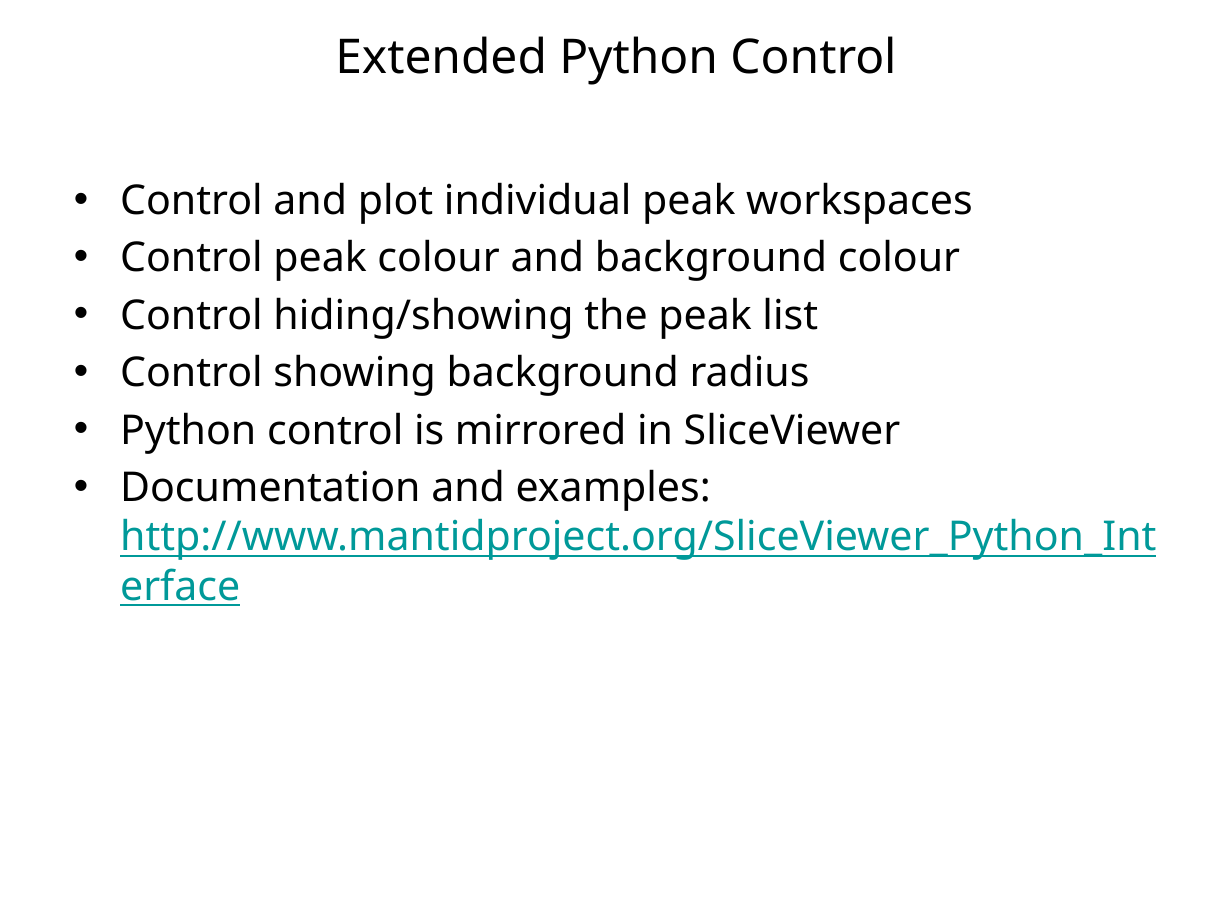
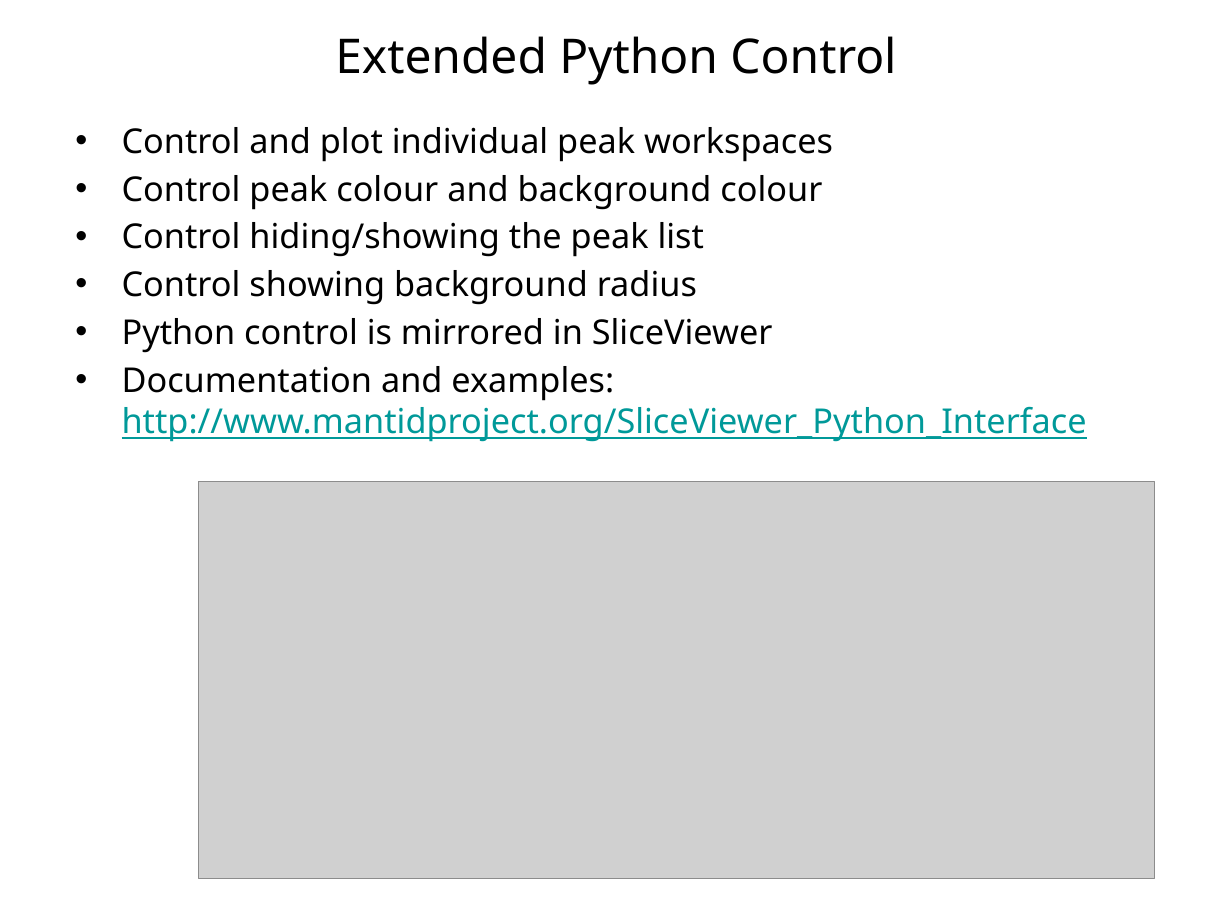
Before and after one commit to mantidproject/documents, a slide deck: slide 44 of Presentations/Release Presentations/3.1/Release 3.1 Presentation.pptx. Drawn at 1232x924 pixels with LibreOffice and Linux fonts; fonts in the diff are those of the drawing; grey boxes stand for pictures; background and template pictures are left out. Boxes give left, top, right and bottom in pixels: in the first picture for what was removed or moved away, otherwise in the second. Text is boxed around its words. In the diff, an @@ line names an element or a change of style, - is before the commit and + after.

Commit message:
Add SC image and minor mod to text.

```diff
--- a/Presentations/Release Presentations/3.1/Release 3.1 Presentation.pptx
+++ b/Presentations/Release Presentations/3.1/Release 3.1 Presentation.pptx
@@ text "Control and plot individual peak ...": place and size @@
-text "Control and plot individual peak ..." at box(120, 182, 1156, 560)
+text "Control and plot individual peak ..." at box(122, 127, 1087, 442)
@@ text "Control and plot individual peak ..." at box(122, 127, 1087, 442): size 24 to 20 pt @@
@@ picture added at box(198, 482, 1154, 880) @@
```
Also in this commit, not shown: 1 other slide changed.
